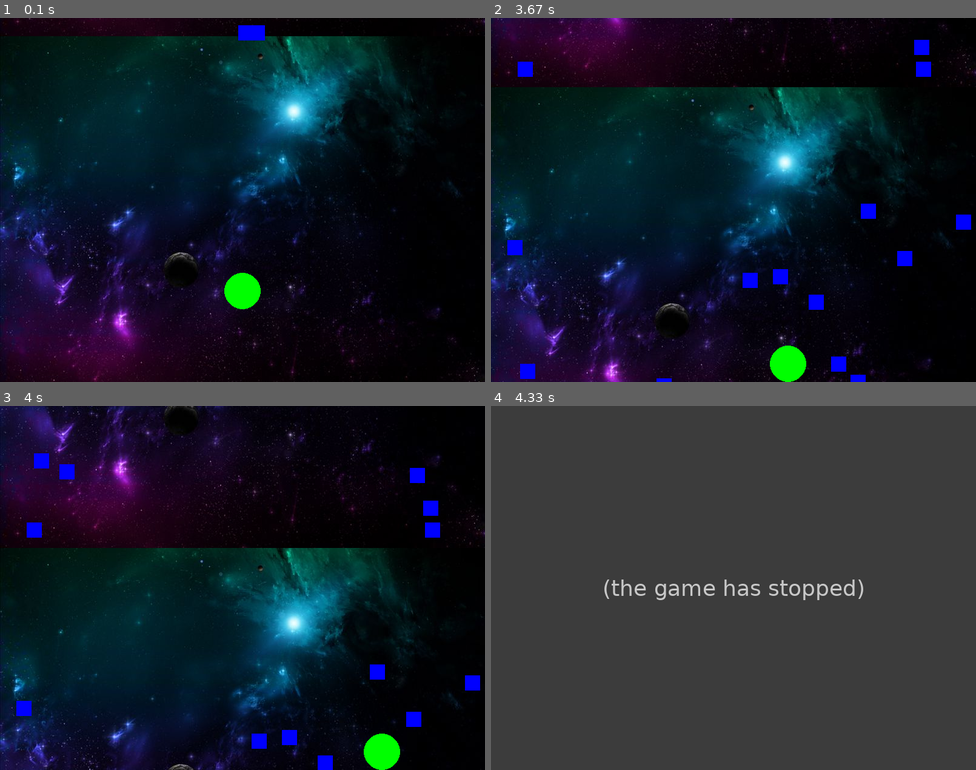
Above: before the commit, frames 1-4 (two rows, left to right).
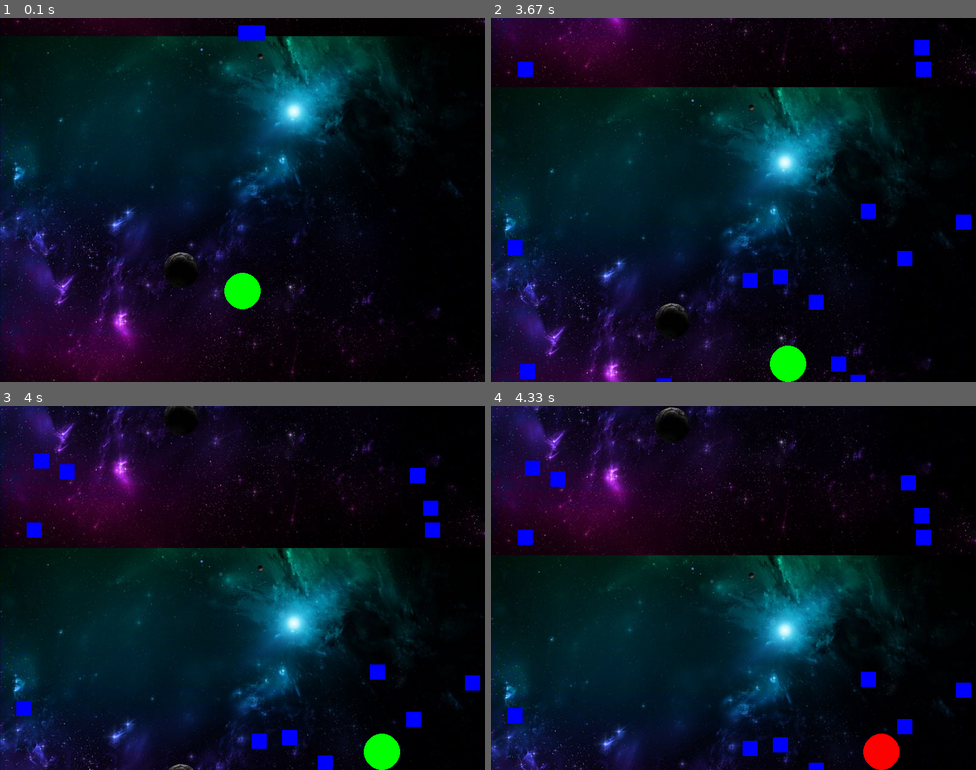
Above: after the commit, the same moments.

Repository: AndrewFagan04/CS_370_AwexomeCross
Game: pygame game, started from addedSpritesWIP.py
Two runs of this game, one before a commit and one after it. Both use one fixed random seed, a clock stepped at 60 frames per second and the inputs below.
Inputs:
- Up to frame 1 (0.1 s): no input
- Up to frame 2 (3.67 s): hold D 0.33-0.8 s; hold D 1.17-1.63 s; hold A 1.67-2.2 s; hold S 2.23-2.53 s; hold A 2.57-2.97 s; hold D from 3.4 s (still down)
- Up to frame 3 (4 s): keep holding D
- Up to frame 4 (4.33 s): release D at 4.03 s

Frames 1-3 are identical in both runs. In frame 4, 100% of the frame differs, in the area x 0-100%, y 0-100%.
Before the commit the program exited at 4.02 s; later frames show no game.

Commit message:
spritesWIP

Diff:
--- a/addedSpritesWIP.py
+++ b/addedSpritesWIP.py
@@ -5,6 +5,9 @@
 import time
 
 pygame.init()
+pygame.mixer.init()
+pygame.mixer.music.load("spaceMusic.wav")
+pygame.mixer.music.play(-1,0.0)
 
 #the screen
 WIDTH = 800
@@ -19,7 +22,7 @@
 character_radius = 30
 character_x = WIDTH // 2
 character_y = 450
-lives = 3;
+lives = 3
 speed = 7
 obstacle_speed = 6
 grace_time = 3
@@ -31,6 +34,8 @@
 
 #getting hit sound effect
 hit_sfx = pygame.mixer.Sound("hit.wav")
+thruster_sfx = pygame.mixer.Sound("thrusters.wav")
+death_sfx = pygame.mixer.Sound("deathSound.wav")
 
 #Makes random rectangles to collide with
 obstacles=[]
@@ -63,6 +68,8 @@
     keys = pygame.key.get_pressed()
     if keys[pygame.K_w]:
         character_y -= speed
+        pygame.mixer.Channel.play()
+        pygame.mixer.Channel.stop()
     if keys[pygame.K_a]:
         character_x -= speed
     if keys[pygame.K_s]:
@@ -120,6 +127,8 @@
 
     # Check if lives are depleted
     if lives <= 0:
+        death_sfx.play()
+        pygame.time.wait(2000)
         print("Game Over!")  # we can replace this with an end game screen or restart logic
         running = False
 
--- /dev/null
+++ b/spritestest.py
@@ -0,0 +1,232 @@
+"""Module providing a function printing python version."""
+import pygame
+import sys
+import random
+import time
+
+pygame.init()
+pygame.font.init()
+
+#the screen
+WIDTH = 800
+LENGTH = 600
+window = pygame.display.set_mode([WIDTH, LENGTH])
+background = pygame.image.load("C:/Users/Danyal/CS_370_danyalm/CS_370_AwexomeCross/spacee.jpg") # put stars image here
+meteor = pygame.image.load("C:/Users/Danyal/CS_370_danyalm/CS_370_AwexomeCross/sprites/Meteor_01.png")
+fps = 60
+timer = pygame.time.Clock()
+
+#define colours for random rectangles
+GREEN = (0, 255, 0)
+RED = (255, 0, 0)
+BLUE = (0, 0, 255)
+
+player_images = [pygame.transform.scale(pygame.image.load(f'C:/Users/Danyal/CS_370_danyalm/CS_370_AwexomeCross/sprites/player{i}.png').convert_alpha(), (28,103)) for i in range(1, 5)]
+class Player(pygame.sprite.Sprite):
+    def __init__(self):
+        super().__init__()
+        self.images = player_images
+        self.current_frame = 0
+        self.image = self.images[self.current_frame]
+        self.rect = self.image.get_rect()
+        self.rect.center = (WIDTH // 2, LENGTH - 100)
+        self.animation_speed = 0.1
+        self.last_update = time.time()
+
+    def update(self):
+        now = time.time()
+        if now - self.last_update > self.animation_speed:
+            self.current_frame = (self.current_frame + 1) % len(self.images)
+            self.image = self.images[self.current_frame]
+            self.last_update = now
+
+class Button:
+    def __init__(self, x, y, width, height, color, text):
+        self.rect = pygame.Rect(x, y, width, height)
+        self.color = color
+        self.text = text
+        self.font = pygame.font.Font(None, 36)
+
+    def draw(self, surface):
+        pygame.draw.rect(surface, self.color, self.rect)
+        text_surf = self.font.render(self.text, True, BLUE)
+        text_rect = text_surf.get_rect(center=self.rect.center)
+        surface.blit(text_surf, text_rect)
+
+    def is_clicked(self, pos):
+        return self.rect.collidepoint(pos)
+
+def show_start_screen():
+    play_button = Button(WIDTH // 2 - 100, LENGTH // 2 - 25, 200, 50, GREEN, "Play")
+    my_font = pygame.font.SysFont('Comic Sans MS', 80)
+    while True:
+        window.fill(RED)
+        text_surface = my_font.render('Awesome Cross V2', False, (0, 0, 0))
+        window.blit(text_surface, (55,150))
+        play_button.draw(window)
+
+        for event in pygame.event.get():
+            if event.type == pygame.QUIT:
+                pygame.quit()
+                sys.exit()
+            if event.type == pygame.MOUSEBUTTONDOWN:
+                if play_button.is_clicked(event.pos):
+                    game_loop()  # Exit the start screen loop and start the game
+
+        pygame.display.flip()
+        timer.tick(fps)
+
+def game_over_screen():
+    replay_button = Button(WIDTH // 2 - 100, LENGTH // 2 - 25, 200, 50, GREEN, "Try again")
+    my_font = pygame.font.SysFont('Comic Sans MS', 80)
+    while True:
+        window.fill(RED)
+        text_surface = my_font.render('Game Over!', False, (0, 0, 0))
+        window.blit(text_surface, (190,150))
+        replay_button.draw(window)
+
+        for event in pygame.event.get():
+            if event.type == pygame.QUIT:
+                pygame.quit()
+                sys.exit()
+            if event.type == pygame.MOUSEBUTTONDOWN:
+                if replay_button.is_clicked(event.pos):
+                    game_loop()  # Exit the start screen loop and start the game
+
+        pygame.display.flip()
+        timer.tick(fps)
+
+
+def game_loop():
+
+    player = Player()
+    all_sprites = pygame.sprite.Group()
+    all_sprites.add(player)
+
+    #character stuff
+    character_radius = 30
+    character_x = WIDTH // 2
+    character_y = 450
+    lives = 3;
+    speed = 4
+    obstacle_speed = 6
+    grace_time = 3
+    game_start_time = time.time()
+
+    #for background start
+    x = 0
+    y = 0
+
+     # Load meteor image
+    meteor_img = pygame.transform.scale(meteor, (100, 100))
+    meteor_rect = meteor_img.get_rect()
+
+
+    #Makes random rectangles to collide with
+    obstacles=[]
+    for _ in range(5):
+        obstacle_rect = meteor_rect.copy()
+        obstacle_rect.x = random.randint(0, WIDTH - obstacle_rect.width)
+        obstacle_rect.y = random.randint(-700, -300)
+        obstacles.append((obstacle_rect, meteor_img))
+
+
+    # Blink parameters
+    last_blink_time = 0
+    blinking = False
+    blink_duration = 0.15
+
+    running = True
+    #--------------------------------------------
+    while running:
+        timer.tick(fps)
+        current_time = time.time()
+
+        for event in pygame.event.get():
+            if event.type == pygame.QUIT:
+                pygame.quit()
+                sys.exit()
+
+        #moving side to side
+        keys = pygame.key.get_pressed()
+        if keys[pygame.K_w]:
+            player.rect.y -= speed
+        if keys[pygame.K_a]:
+            player.rect.x -= speed
+        if keys[pygame.K_s]:
+            player.rect.y += speed
+        if keys[pygame.K_d]:
+            player.rect.x += speed
+
+        #borders so character doesn't move out of the screen
+        player.rect.x = max(0, min(WIDTH - player.rect.width, player.rect.x))
+        player.rect.y = max(0, min(LENGTH - player.rect.height, player.rect.y))
+
+
+        #scrolling background
+        y += 6 #how fast it scrolls
+        if y == LENGTH:
+            y = 0
+        window.blit(background, (x, y))
+        window.blit(background, (x, y - LENGTH))
+
+        #move obstacles
+        for i, (obstacle_rect, _) in enumerate(obstacles):
+            obstacle_rect.y += obstacle_speed
+            if obstacle_rect.y > LENGTH:
+                # Respawn meteor off-screen above
+                obstacle_rect.y = random.randint(-obstacle_rect.height, -1 * meteor_rect.height)
+                obstacle_rect.x = random.randint(0, WIDTH - obstacle_rect.width)
+
+
+        # Draw all meteors
+        for obstacle_rect, obstacle_img in obstacles:
+            window.blit(obstacle_img, obstacle_rect.topleft)
+
+        # Update and draw all sprites
+        all_sprites.update()
+        all_sprites.draw(window)
+
+
+        #check collision and change colour
+        col = GREEN
+        for obstacle_rect, _ in obstacles:
+            if player.rect.colliderect(obstacle_rect):
+                if not blinking:
+                    blinking = True
+                    last_blink_time = current_time
+                    col = RED
+                    lives -= 1  # Deduct a life on collision
+                    obstacles.remove((obstacle_rect, _))  # Remove the obstacle to avoid repeated collision
+
+
+
+        # Handle blinking
+        if blinking:
+            if current_time - last_blink_time < blink_duration:
+                col = RED
+            else:
+                blinking = False
+
+
+
+        # Check if lives are depleted
+        if lives <= 0:
+            game_over_screen()  # we can replace this with an end game screen or restart logic
+
+
+        lives_text = pygame.font.SysFont('Comic Sans MS', 30)
+        text_surface = lives_text.render('Lives: ' + str(lives), False, (0, 255, 0))
+        window.blit(text_surface, (5,560))
+
+
+        pygame.display.flip()
+
+def main():
+    while True:
+        show_start_screen()
+        game_loop()
+
+
+if __name__ == "__main__":
+    main()
Binary file added: sprites/Meteor_01.png
Binary file added: sprites/player0.png
Binary file added: sprites/player1.png
Binary file added: sprites/player2.png
Binary file added: sprites/player3.png
Binary file added: sprites/player4.png
Binary file added: sprites/player5.png
Binary file added: sprites/player6.png
Binary file added: sprites/player7.png
Binary file added: sprites/player8.png
Binary file added: sprites/player9.png
Not shown, added: deathSound.wav
(and 2 more such lines)
